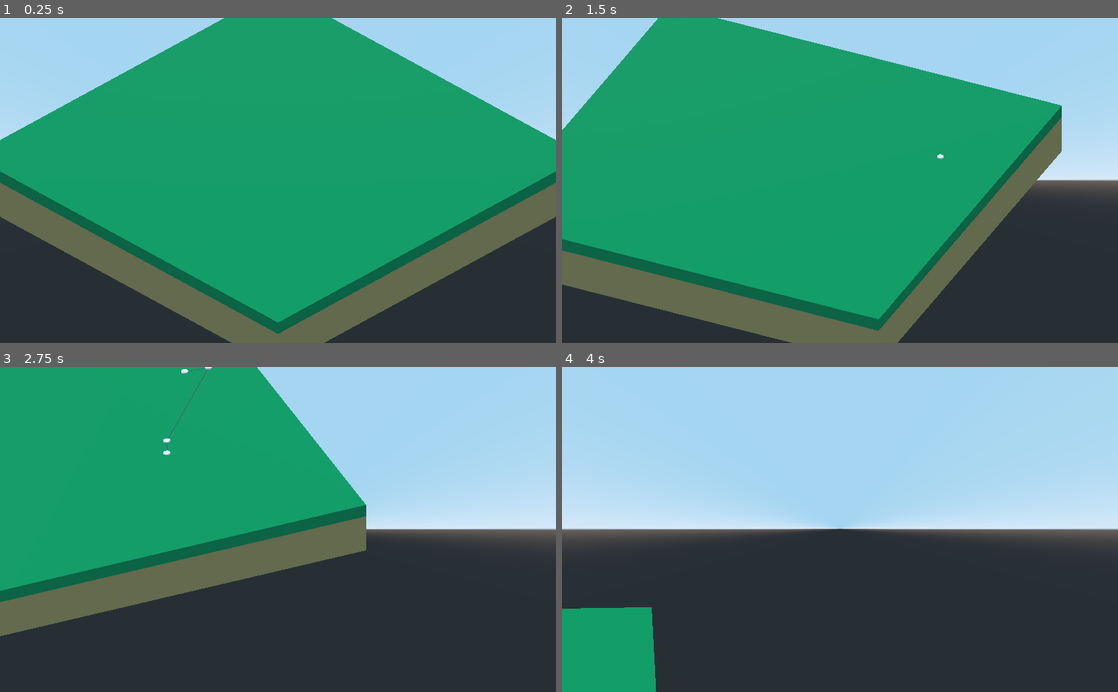
Above: before the commit, frames 1-4 (two rows, left to right).
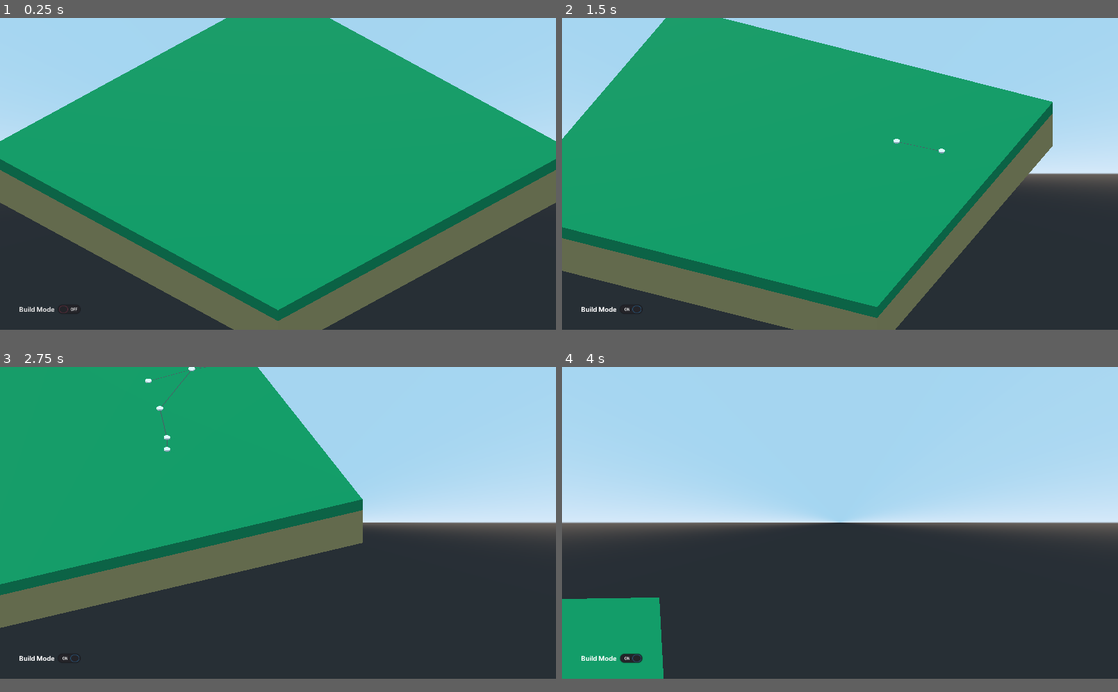
Above: after the commit, the same moments.

Repository: fmaclen/citynista
Game: Godot game, scene res://scenes/Main.tscn
The game is run twice, just before and just after one commit, with the same random seed, the same clock (stepped at 60 frames per second) and the same inputs.
Inputs (mouse positions are in pixels of both pictures, inside the frame that each line leads up to):
- Up to frame 1 (0.25 s): no input
- Up to frame 2 (1.5 s): click (612, 320) at 0.5 s, where only the run after the commit has a clickable "Build Mode"; tap Enter at 1.25 s; move the mouse to (962, 164) at 1.27 s; hold Right (ui_right) from 1.28 s (still down); hold Q (camera_rotate_left) from 1.28 s (still down); click (962, 164) at 1.42 s
- Up to frame 3 (2.75 s): move the mouse to (166, 545) at 2.02 s; release Right (ui_right) at 2.03 s; release Q (camera_rotate_left) at 2.03 s; hold Down (ui_down) from 2.03 s (still down); tap E (camera_rotate_right) at 2.1 s; click (166, 545) at 2.17 s
- Up to frame 4 (4 s): move the mouse to (895, 458) at 2.77 s; release Down (ui_down) at 2.78 s; hold Right (ui_right) 2.78-3.53 s; hold Q (camera_rotate_left) 2.78-3.53 s; click (895, 458) at 2.92 s; move the mouse to (812, 594) at 3.52 s; hold Up (ui_up) from 3.53 s (still down); tap E (camera_rotate_right) at 3.6 s; click (812, 594) at 3.67 s
In our replay, the window is 800x468 before the commit and 800x449 after it. These sizes can differ from the game's own. Grey fills any space a smaller window leaves; there, only what the larger window draws over its background counts as a difference.

The runs differ from the first frame. In frame 1, 12% of the frame differs, in the area x 0-100%, y 0-100%; in frame 2, 12%; in frame 3, 5.8%; in frame 4, 4.8%.

Commit message:
Add UI and build mode toggle

Diff:
--- /dev/null
+++ b/assets/theme/default_theme.tres
@@ -0,0 +1,11 @@
+[gd_resource type="Theme" load_steps=3 format=2]
+
+[ext_resource path="res://assets/fonts/Inter-Bold.ttf" type="DynamicFontData" id=1]
+
+[sub_resource type="DynamicFont" id=1]
+use_mipmaps = true
+use_filter = true
+font_data = ExtResource( 1 )
+
+[resource]
+default_font = SubResource( 1 )
--- a/project.godot
+++ b/project.godot
@@ -13,7 +13,12 @@
 config/name="Citynista"
 run/main_scene="res://scenes/Main.tscn"
 run/low_processor_mode=true
-config/icon="res://icon.png"
+config/icon="res://assets/icon.png"
+
+[display]
+
+window/size/width=1366
+window/size/height=768
 
 [input]
 
--- a/scenes/Main.tscn
+++ b/scenes/Main.tscn
@@ -1,8 +1,10 @@
-[gd_scene load_steps=9 format=2]
+[gd_scene load_steps=11 format=2]
 
 [ext_resource path="res://scripts/MainMap.gd" type="Script" id=1]
 [ext_resource path="res://scripts/MainCamera.gd" type="Script" id=2]
 [ext_resource path="res://scripts/MainNetwork.gd" type="Script" id=3]
+[ext_resource path="res://assets/theme/default_theme.tres" type="Theme" id=4]
+[ext_resource path="res://scripts/GUIBuildMode.gd" type="Script" id=5]
 
 [sub_resource type="BoxShape" id=5]
 extents = Vector3( 16, 2, 16 )
@@ -21,6 +23,21 @@
 
 [node name="Main" type="Spatial"]
 
+[node name="GUI" type="Control" parent="."]
+anchor_right = 1.0
+anchor_bottom = 1.0
+mouse_filter = 2
+theme = ExtResource( 4 )
+
+[node name="Button" type="CheckButton" parent="GUI"]
+margin_left = 41.0
+margin_top = 698.0
+margin_right = 178.0
+margin_bottom = 738.0
+focus_mode = 0
+text = "Build Mode"
+script = ExtResource( 5 )
+
 [node name="CameraController" type="Position3D" parent="."]
 transform = Transform( 0.707107, 0, 0.707107, 0, 1, 0, -0.707107, 0, 0.707107, 0, 0, 0 )
 script = ExtResource( 2 )
@@ -32,6 +49,11 @@
 
 [node name="Map" type="StaticBody" parent="."]
 script = ExtResource( 1 )
+
+[node name="Network" type="Spatial" parent="Map"]
+script = ExtResource( 3 )
+
+[node name="DrawLine" type="ImmediateGeometry" parent="Map/Network"]
 
 [node name="Ground" type="CollisionShape" parent="Map"]
 transform = Transform( 1, 0, 0, 0, 1, 0, 0, 0, 1, 0, -2, 0 )
@@ -50,15 +72,12 @@
 skeleton = NodePath("../..")
 material/0 = SubResource( 9 )
 
-[node name="Network" type="Spatial" parent="Map"]
-script = ExtResource( 3 )
-
-[node name="DrawLine" type="ImmediateGeometry" parent="Map/Network"]
-
-[node name="Sun" type="DirectionalLight" parent="."]
+[node name="Sun" type="DirectionalLight" parent="Map"]
 transform = Transform( 0.707107, -0.385118, 0.59303, 0, 0.838671, 0.544639, -0.707107, -0.385118, 0.59303, 0, 12, 0 )
 light_color = Color( 0.909804, 0.886275, 0.807843, 1 )
 light_energy = 0.75
 shadow_enabled = true
 
+[connection signal="is_building_mode_active" from="GUI/Button" to="Map" method="_on_Button_is_building_mode_active"]
+[connection signal="pressed" from="GUI/Button" to="GUI/Button" method="_on_Button_pressed"]
 [connection signal="input_event" from="Map" to="Map" method="_on_Map_input_event"]
--- /dev/null
+++ b/scripts/GUIBuildMode.gd
@@ -0,0 +1,17 @@
+extends CheckButton
+
+
+signal is_building_mode_active(state)
+
+
+func _input(event):
+	if pressed:
+		if event is InputEventKey and event.is_action_released("ui_cancel"):
+			pressed = false
+
+
+func _on_Button_pressed():
+	if pressed:
+		emit_signal("is_building_mode_active", true)
+	else:
+		emit_signal("is_building_mode_active", false)
--- a/scripts/Intersection.gd
+++ b/scripts/Intersection.gd
@@ -1,8 +1,19 @@
 extends CollisionObject
+
+
+var is_staged: bool = true
+
+
+func _process(_delta):
+	if is_staged:
+		$CollisionShape.disabled = true
+	else:
+		$CollisionShape.disabled = false
 
 
 func _on_Intersection_mouse_entered():
 	$Puck.transform.origin.y = $Puck.transform.origin.y + 0.25
 
+
 func _on_Intersection_mouse_exited():
 	$Puck.transform.origin.y = $Puck.transform.origin.y - 0.25
--- a/scripts/MainMap.gd
+++ b/scripts/MainMap.gd
@@ -1,12 +1,54 @@
 extends CollisionObject
 
 
+onready var network = $Network
 var intersection_scene = preload("res://scenes/Intersection.tscn")
+var is_building_mode: bool = false
+var staged_intersection
+
+
+func _on_Button_is_building_mode_active(state):
+	is_building_mode = state
+	if !is_building_mode:
+		staged_intersection.queue_free()
 
 
 func _on_Map_input_event(_camera, event, click_position, _click_normal, _shape_idx):
-	if event is InputEventMouseButton and event.button_index == BUTTON_LEFT:
-		var intersection = intersection_scene.instance()
-		intersection.transform.origin = click_position
-		print(_click_normal)
-		$Network.add_child(intersection)
+	if is_building_mode:
+		if event is InputEventMouseButton and event.button_index == BUTTON_LEFT:
+			add_segment(click_position)
+		else:
+			stage_segment(click_position)
+
+
+func create_segment(position):
+	print("creating new segment")
+	var intersection_instance = intersection_scene.instance()
+	intersection_instance.transform.origin = position
+	intersection_instance.is_staged = false
+	network.add_child(intersection_instance)
+
+
+func stage_segment(position):
+	if network.get_child_count() > 1:
+		staged_intersection = network.get_child(network.get_child_count() - 1)
+		staged_intersection.is_staged = true
+		staged_intersection.transform.origin = position
+	else:
+		create_segment(position)
+
+
+func add_segment(position):
+	print("adding segment")
+	# Prevent adding multiple intersections when many click events are fired in the same position
+	if is_click_debounced(position):
+		create_segment(position)
+
+
+func is_click_debounced(clicked_position):
+	var last_clicked_position: Vector3
+	if last_clicked_position == Vector3.ZERO || last_clicked_position != clicked_position:
+		return true
+	else:
+		last_clicked_position = clicked_position
+		return false
Binary file added: assets/fonts/Inter-Bold.ttf
Binary file added: assets/fonts/Inter-Medium.ttf
Renamed: icon.png -> assets/icon.png
Not shown, changed: assets/icon.png.import
